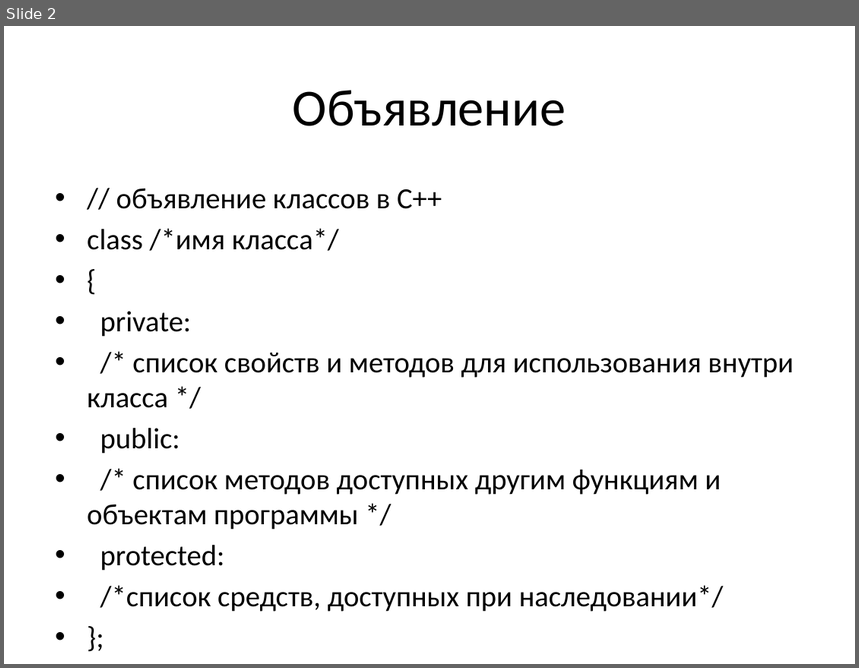
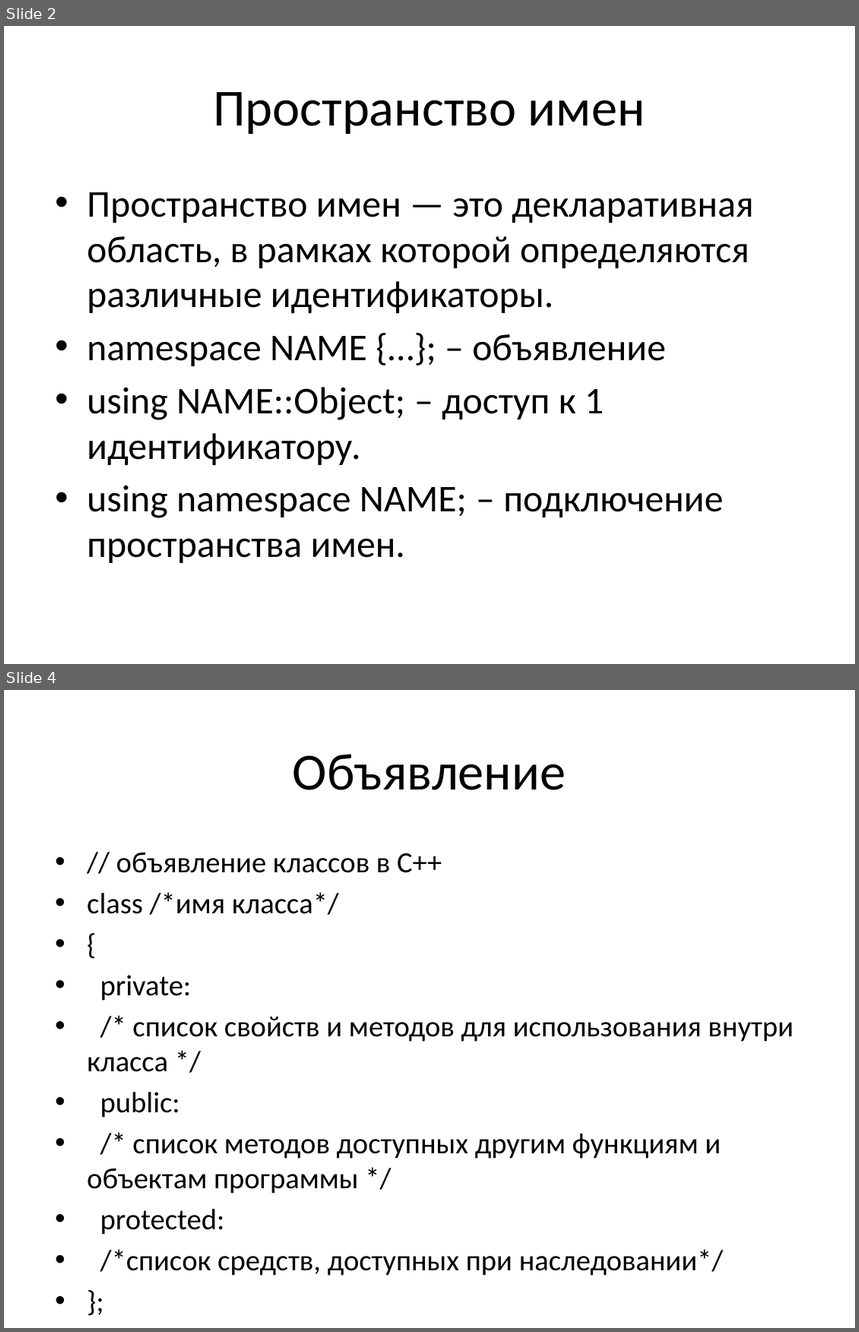
Before and after one commit to LebedevIlyaG/3819, a slide deck: C++ шпаргалка.pptx. Shown one above the other, each under a label of ours: slide 2 before the commit, slides 2 and 4 after it; the slides between them are not shown. The pictures are 859x668 and 859x1332 pixels, drawn with LibreOffice and Linux fonts; fonts in the diff are those of the drawing. Boxes give left, top, right and bottom in pixels: in the first picture for what was removed or moved away, otherwise in the second. Text is boxed around its words. In the diff, an @@ line names an element or a change of style, - is before the commit and + after.

```diff
--- a/C++ шпаргалка.pptx
+++ b/C++ шпаргалка.pptx
@@ slide 2 added at [4, 26, 855, 664], background #FFFFFF @@
@@ title added at [213, 92, 645, 134], 44 pt, text #000000 @@
+Пространство имен
@@ text added at [87, 192, 753, 563], 32 pt, text #000000 @@
+• Пространство имен — это декларативная область, в рамках которой определяются различные идентификаторы.
+• namespace NAME {…}; – объявление
+• using NAME::Object; – доступ к 1 идентификатору.
+• using namespace NAME; – подключение пространства имен.
@@ what was slide 2 is now slide 4 @@
```
Also in this commit, not shown: 1 other slide added.
